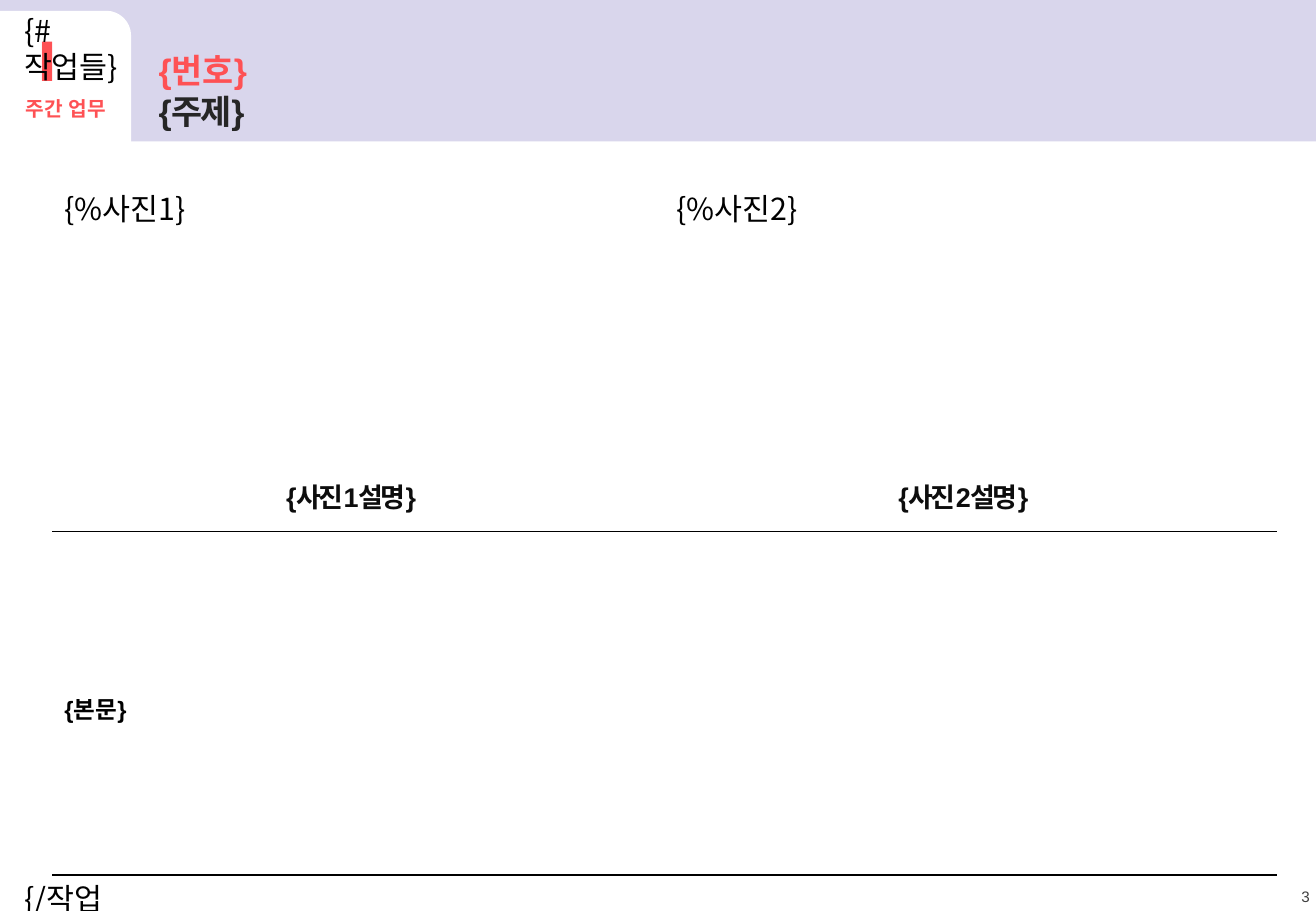
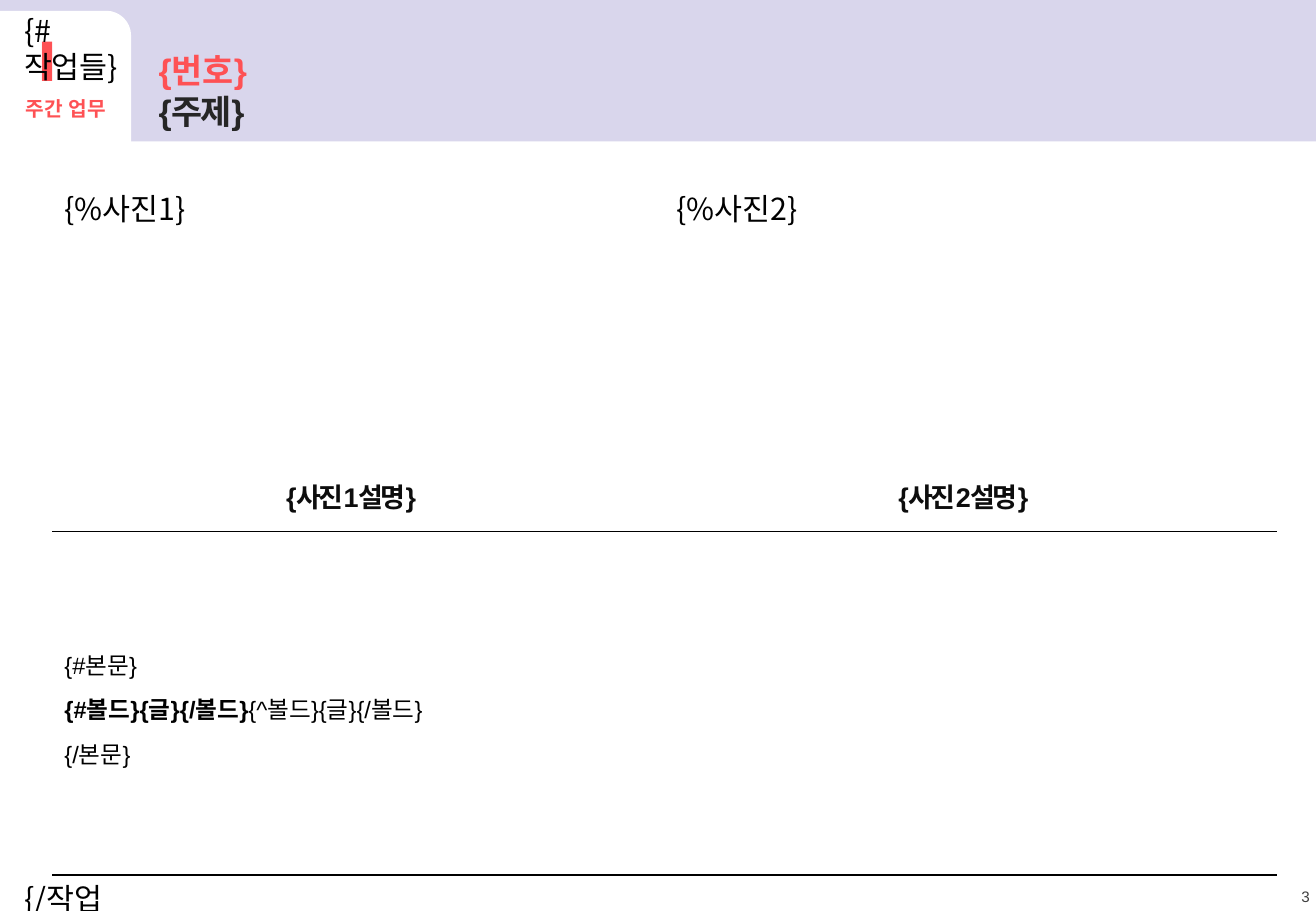
Before and after one commit to myunggom/samkoo-report, a slide deck: slide 3 of report/public/templates/weekly.pptx. Drawn at 1316x911 pixels with LibreOffice and Linux fonts; fonts in the diff are those of the drawing. Boxes give left, top, right and bottom in pixels: in the first picture for what was removed or moved away, otherwise in the second. Text is boxed around its words. In the diff, an @@ line names an element or a change of style, - is before the commit and + after.

```diff
--- a/report/public/templates/weekly.pptx
+++ b/report/public/templates/weekly.pptx
@@ table at (52, 532, 1277, 876) @@
-row 1, column 1: {본문}
+row 1, column 1: {#본문} / {#볼드}{글}{/볼드}{^볼드}{글}{/볼드} / {/본문}
```
Also in this commit, not shown: 3 other files.
